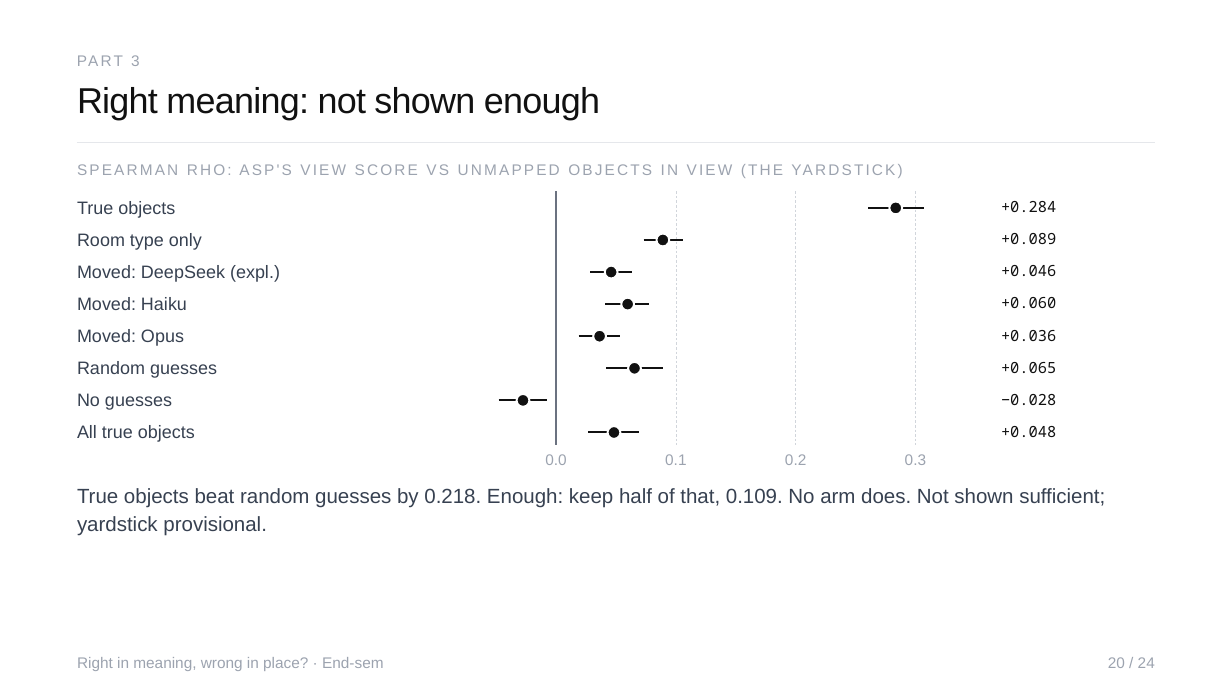
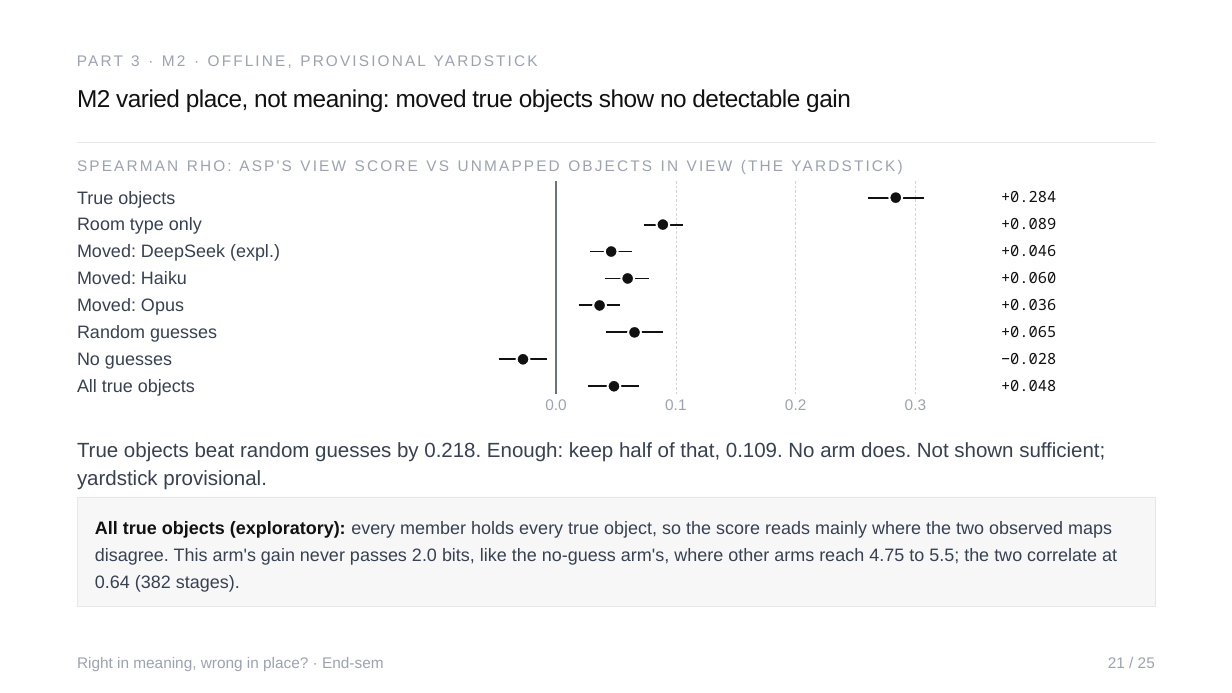
Before and after one commit to Sher110106/validity-aware-active-semantic-exploration, a slide deck: slide 21 of docs/endsem_2026-11/ASP_Endsem.pptx (slide 20 before the commit). Drawn at 1232x693 pixels with LibreOffice and Linux fonts; fonts in the diff are those of the drawing. Boxes give left, top, right and bottom in pixels: in the first picture for what was removed or moved away, otherwise in the second. Text is boxed around its words. In the diff, an @@ line names an element or a change of style, - is before the commit and + after.

```diff
--- a/docs/endsem_2026-11/ASP_Endsem.pptx
+++ b/docs/endsem_2026-11/ASP_Endsem.pptx
@@ text at (77,89,851,112): text changed; size 28 to 19 pt @@
-Right meaning: not shown enough
+M2 varied place, not meaning: moved true objects show no detectable gain
@@ text "SPEARMAN RHO: ASP'S VIEW SCORE ...": place and size @@
-text "SPEARMAN RHO: ASP'S VIEW SCORE ..." at (77,164,87,175)
+text "SPEARMAN RHO: ASP'S VIEW SCORE ..." at (77,160,87,171)
@@ line moved from (556, 191) - (556, 445) to (556, 181) - (556, 394) @@
@@ line moved from (676, 191) - (676, 445) to (676, 181) - (676, 394) @@
@@ line moved from (796, 191) - (796, 445) to (796, 181) - (796, 394) @@
@@ 2 texts, 1 line, 1 ellipse: place and size @@
-2 texts, 1 line, 1 ellipse at (77,201,1056,218)
+2 texts, 1 line, 1 ellipse at (77,191,1056,208)
@@ line moved from (916, 191) - (916, 445) to (916, 181) - (916, 394) @@
@@ 2 texts, 1 line, 1 ellipse: place and size @@
-2 texts, 1 line, 1 ellipse at (77,233,1056,250)
+2 texts, 1 line, 1 ellipse at (77,217,1056,234)
@@ 2 texts, 1 line, 1 ellipse: place and size @@
-2 texts, 1 line, 1 ellipse at (77,265,1056,282)
+2 texts, 1 line, 1 ellipse at (77,244,1056,261)
@@ 2 texts, 1 line, 1 ellipse: place and size @@
-2 texts, 1 line, 1 ellipse at (77,329,1056,346)
+2 texts, 1 line, 1 ellipse at (77,298,1056,315)
@@ 2 texts, 1 line, 1 ellipse: place and size @@
-2 texts, 1 line, 1 ellipse at (77,297,1056,311)
+2 texts, 1 line, 1 ellipse at (77,271,1056,285)
@@ 2 texts, 1 line, 1 ellipse: place and size @@
-2 texts, 1 line, 1 ellipse at (77,361,1056,378)
+2 texts, 1 line, 1 ellipse at (77,325,1056,342)
@@ 2 texts, 1 line, 1 ellipse: place and size @@
-2 texts, 1 line, 1 ellipse at (77,393,1056,410)
+2 texts, 1 line, 1 ellipse at (77,352,1056,369)
@@ 3 texts, 1 line, 1 ellipse: place and size @@
-3 texts, 1 line, 1 ellipse at (77,425,1105,536)
+3 texts, 1 line, 1 ellipse at (77,379,1105,489)
@@ 4 texts: place and size @@
-4 texts at (545,454,926,465)
+4 texts at (545,399,926,410)
@@ rectangle added at (77,497,1155,606), fill #F7F7F7, outline #E5E7EB 0.5 pt, 14 pt, text #374151 @@
+All true objects (exploratory): every member holds every true object, so the score reads mainly where the two observed maps disagree. This arm's gain never passes 2.0 bits, like the no-guess arm's, where other arms reach 4.75 to 5.5; the two correlate at 0.64 (382 stages).
@@ text at (1108,657,1155,668): text changed @@
-20 / 24
+21 / 25
```
Also in this commit, not shown: 24 other slides changed, 4 slides added, 1 slide removed, 8 other files.
